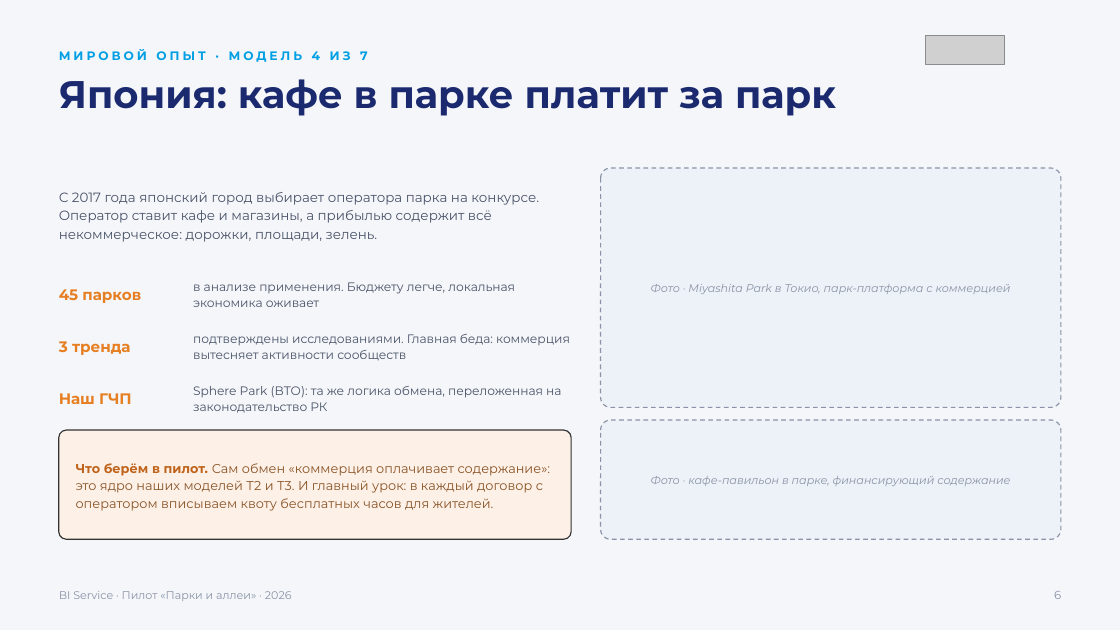
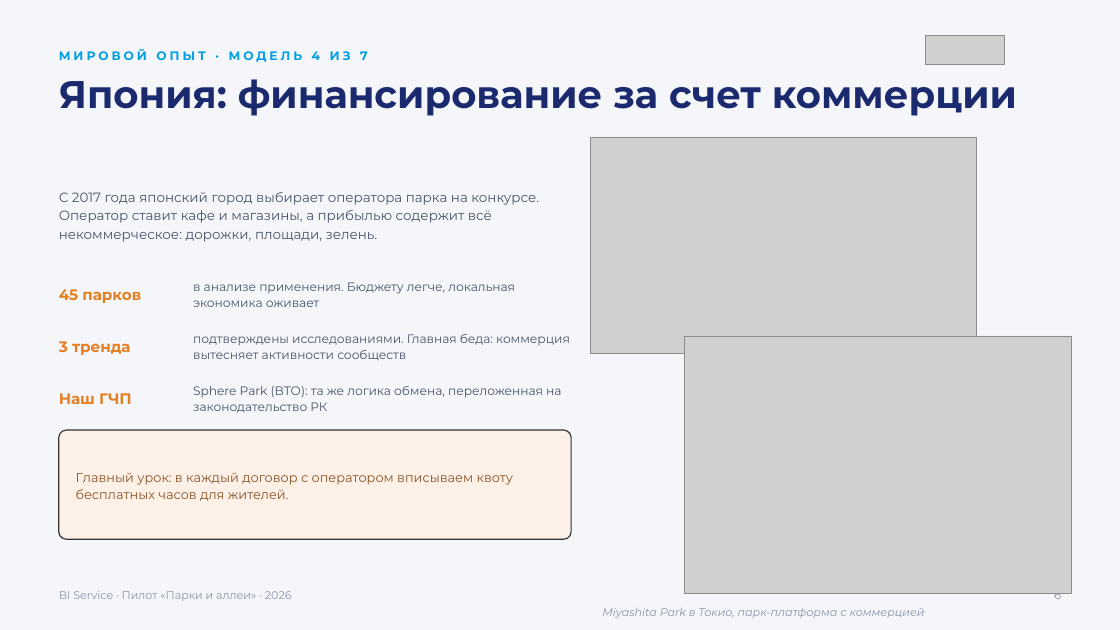
Before and after one commit to jprashkevich/bi-korshiler, a slide deck: slide 16 of docs/research/BIG-Life-park-pilot.pptx (slide 7 before the commit). Drawn at 1120x630 pixels with LibreOffice and Linux fonts; fonts in the diff are those of the drawing; grey boxes stand for pictures. Boxes give left, top, right and bottom in pixels: in the first picture for what was removed or moved away, otherwise in the second. Text is boxed around its words. In the diff, an @@ line names an element or a change of style, - is before the commit and + after.

```diff
--- a/docs/research/BIG-Life-park-pilot.pptx
+++ b/docs/research/BIG-Life-park-pilot.pptx
@@ text at (x1=59, y1=79, x2=1017, y2=116): text changed @@
-Япония: кафе в парке платит за парк
+Япония: финансирование за счет коммерции
@@ picture added at (x1=591, y1=138, x2=977, y2=354) @@
@@ rounded rectangle removed at (x1=601, y1=168, x2=1061, y2=408) @@
@@ picture added at (x1=685, y1=336, x2=1071, y2=593) @@
@@ rounded rectangle removed at (x1=601, y1=420, x2=1061, y2=539) @@
@@ text at (x1=76, y1=473, x2=513, y2=501): text changed @@
-Что берём в пилот. Сам обмен «коммерция оплачивает содержание»: это ядро наших моделей Т2 и Т3. И главный урок: в каждый договор с оператором вписываем квоту бесплатных часов для жителей.
+Главный урок: в каждый договор с оператором вписываем квоту бесплатных часов для жителей.
@@ text removed at (x1=651, y1=476, x2=1010, y2=486) @@
-Фото · кафе-павильон в парке, финансирующий содержание
@@ text at (x1=602, y1=608, x2=925, y2=618): text changed @@
-Фото · Miyashita Park в Токио, парк-платформа с коммерцией
+Miyashita Park в Токио, парк-платформа с коммерцией
```
Also in this commit, not shown: 17 other slides changed, 2 slides added, 15 slides removed, 1 other file.
